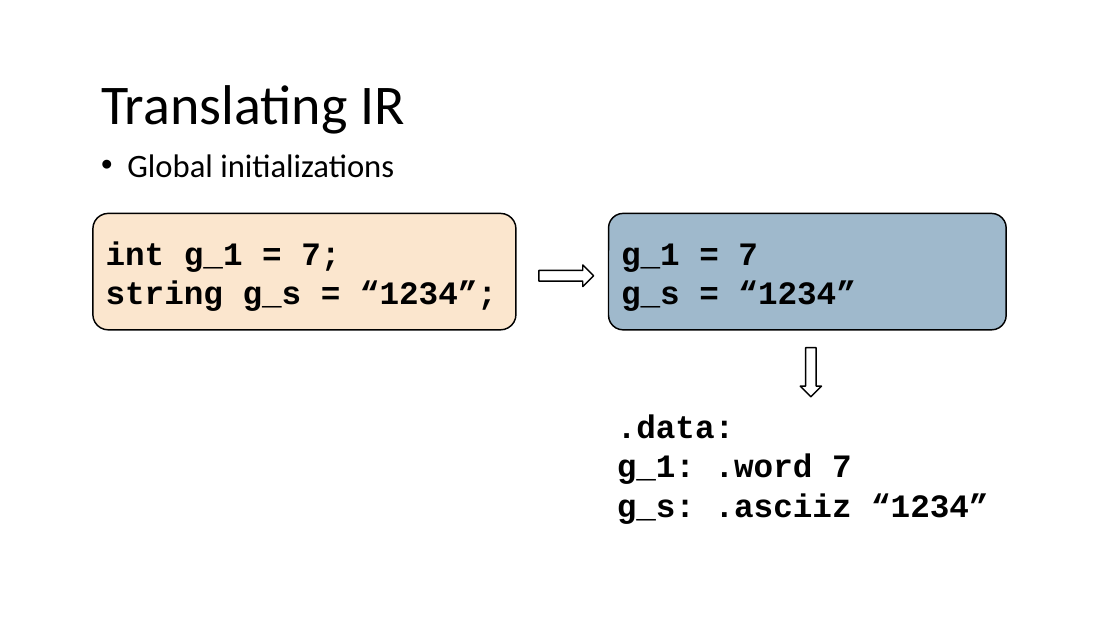
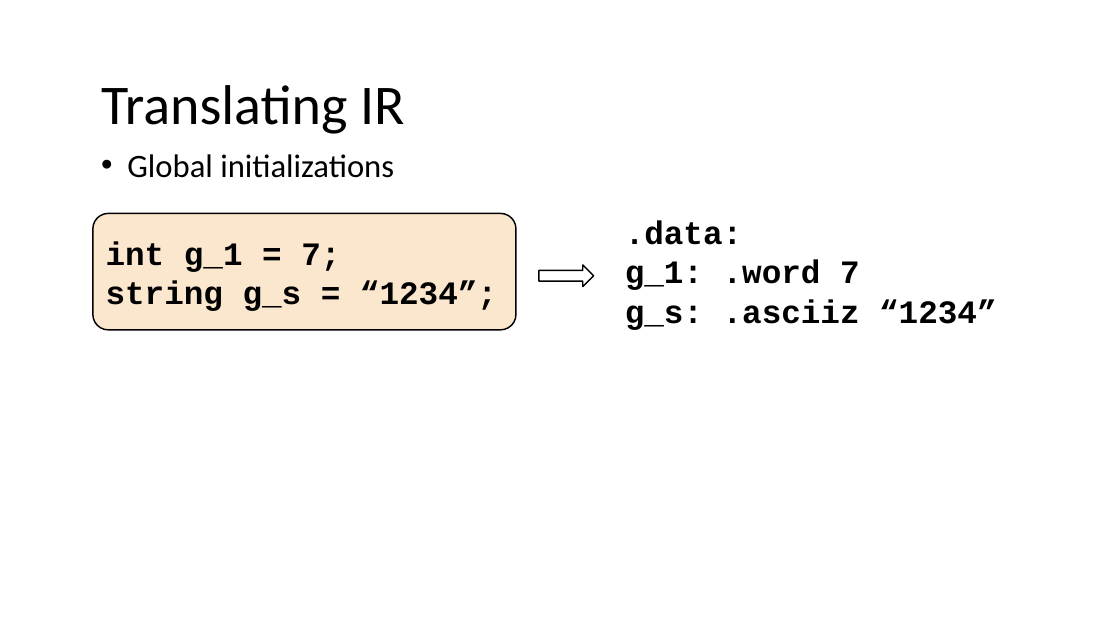
Before and after one commit to nivshani/compilation, a slide deck: slide 46 of slides/codegen.pptx. Drawn at 1120x630 pixels with LibreOffice and Linux fonts; fonts in the diff are those of the drawing. Boxes give left, top, right and bottom in pixels: in the first picture for what was removed or moved away, otherwise in the second. Text is boxed around its words. In the diff, an @@ line names an element or a change of style, - is before the commit and + after.

```diff
--- a/slides/codegen.pptx
+++ b/slides/codegen.pptx
@@ text ".data:": place and size @@
-text ".data:" at box(617, 415, 988, 524)
+text ".data:" at box(625, 221, 996, 330)
@@ rounded rectangle removed at box(608, 213, 1006, 330) @@
-g_1 = 7
-g_s = “1234”
@@ down arrow removed at box(801, 348, 822, 397) @@
```
Also in this commit, not shown: 1 other slide changed, 1 other file.
